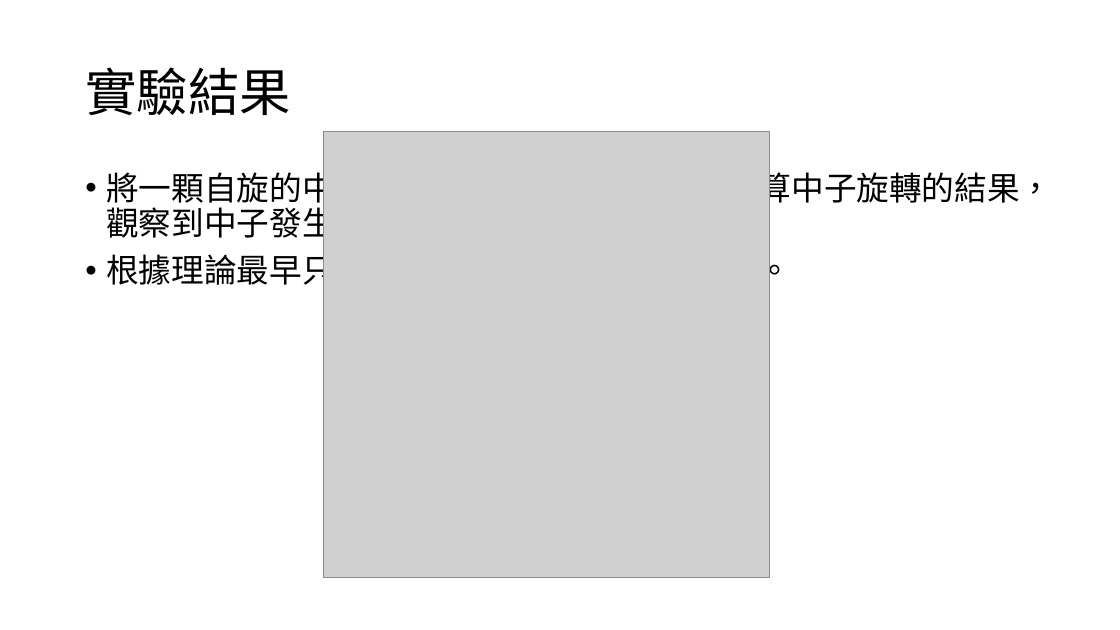
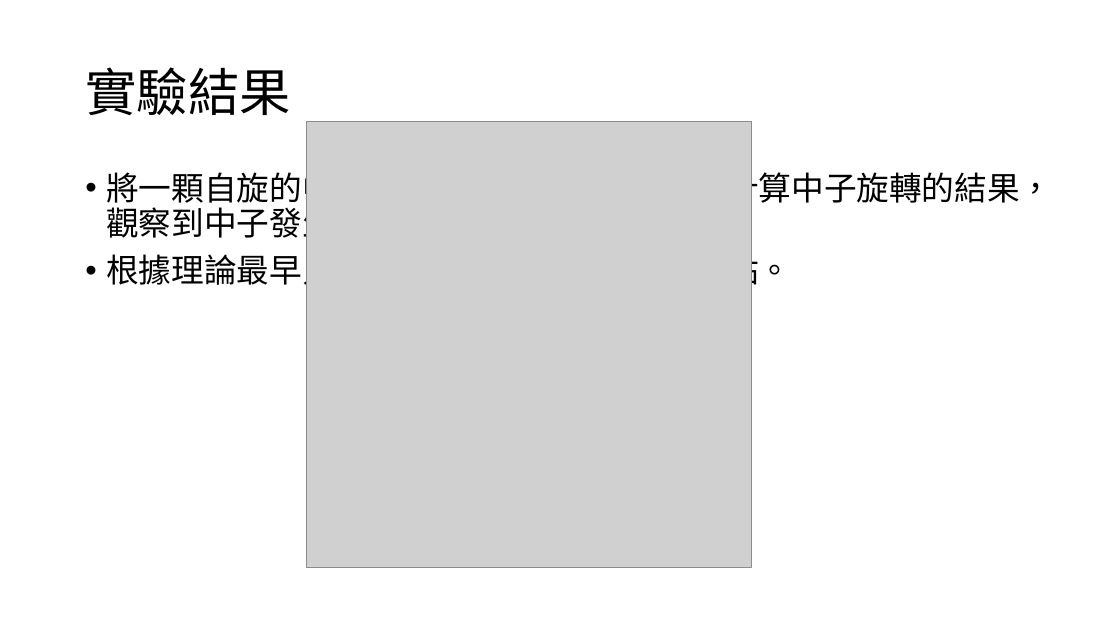
Before and after one commit to TaiChunYen/git, a slide deck: slide 12 of W044週報_戴君諺.pptx. Drawn at 1120x630 pixels with LibreOffice and Linux fonts; fonts in the diff are those of the drawing; grey boxes stand for pictures. Boxes give left, top, right and bottom in pixels: in the first picture for what was removed or moved away, otherwise in the second. Text is boxed around its words. In the diff, an @@ line names an element or a change of style, - is before the commit and + after.

```diff
--- a/W044週報_戴君諺.pptx
+++ b/W044週報_戴君諺.pptx
@@ picture: place and size @@
-picture at [323,132,770,578]
+picture at [306,122,752,568]
@@ text at [106,166,1052,244]: text changed @@
-• 將一顆自旋的中子打進上述的雷射迴圈中，計算中子旋轉的結果，觀察到中子發生了時間遲滯的現象。
+• 將一顆自旋的中子打進上述的循環雷射中，計算中子旋轉的結果，觀察到中子發生了時間遲滯的現象。
```
Also in this commit, not shown: 11 other slides changed.
